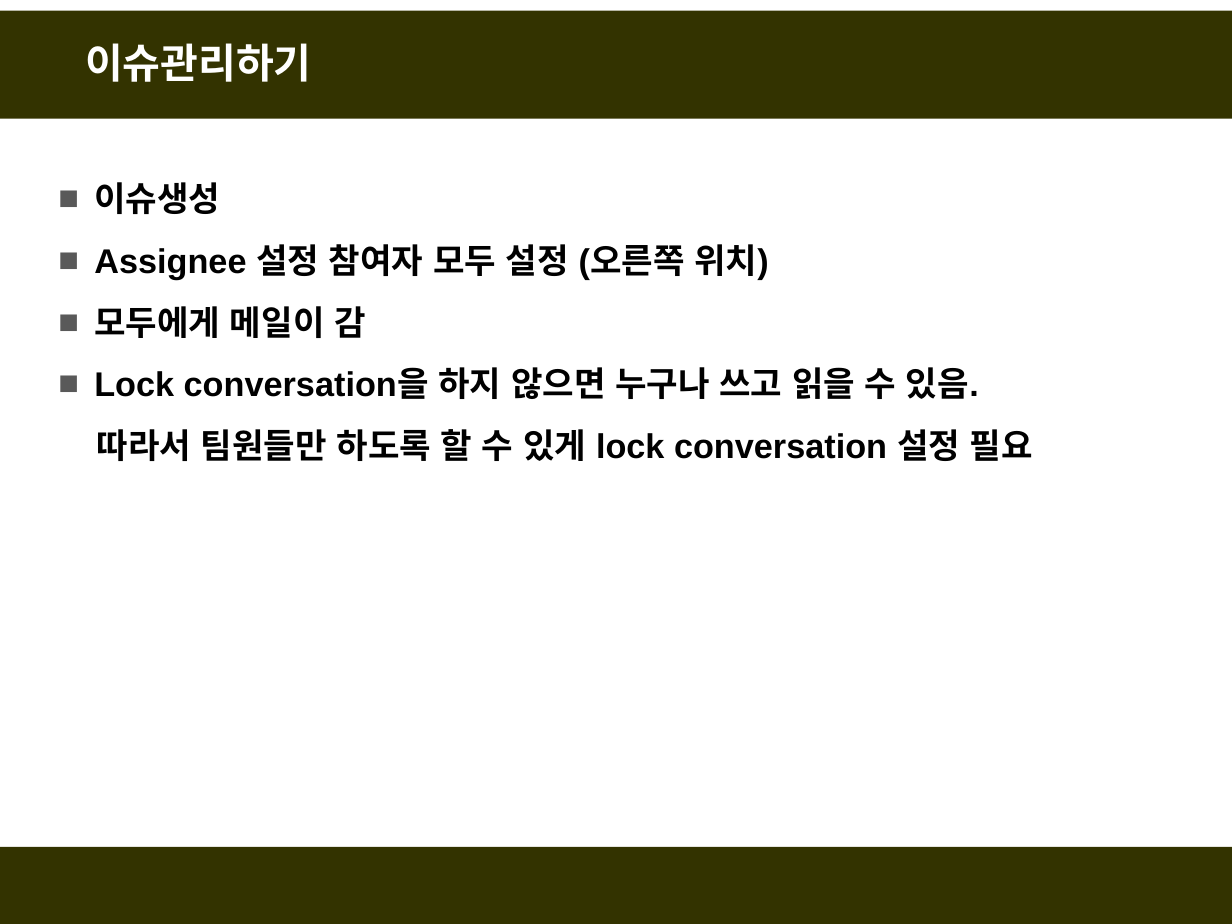
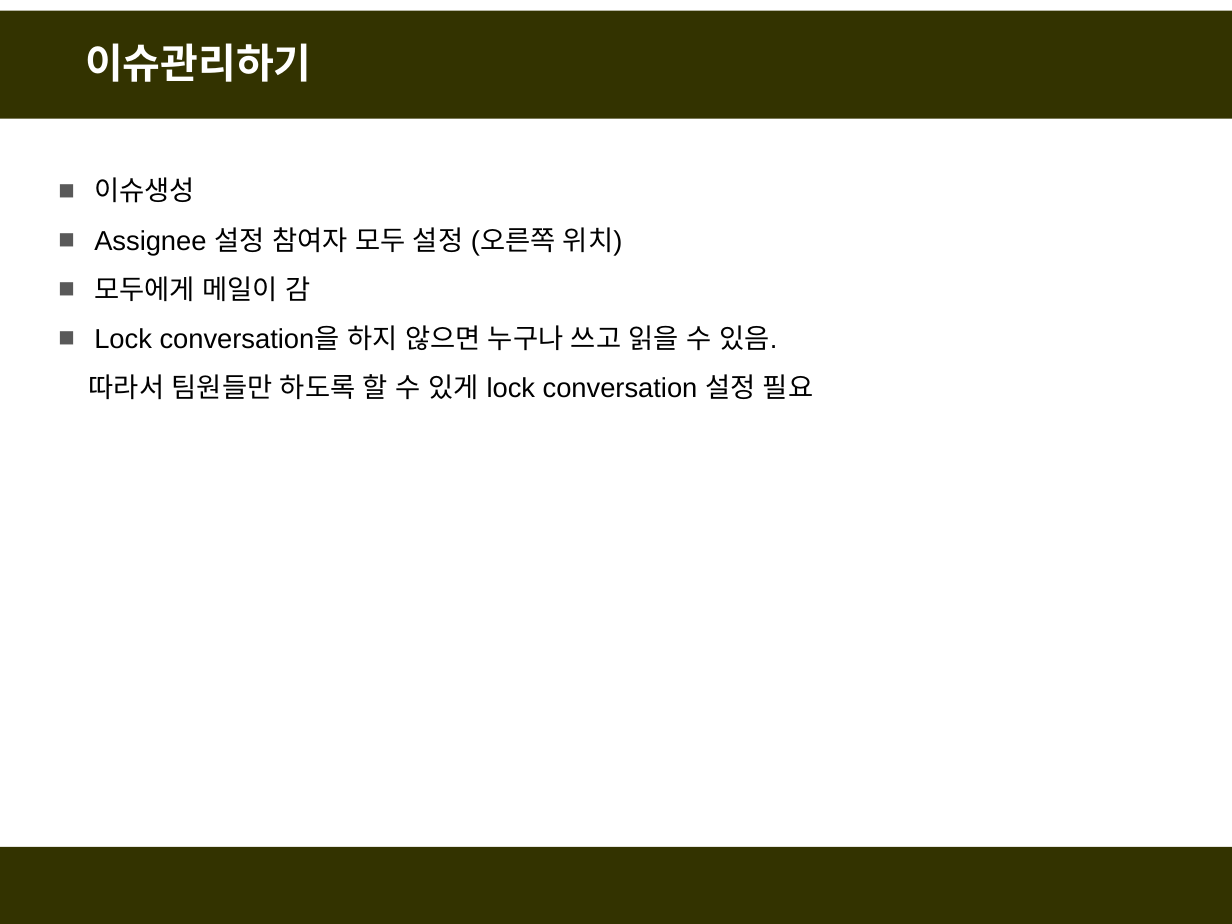
Before and after one commit to fasthill/github-lecture, a slide deck: slide 74 of git및github첫걸음4-협업하기.pptx (slide 104 before the commit). Drawn at 1232x924 pixels with LibreOffice and Linux fonts; fonts in the diff are those of the drawing. Boxes give left, top, right and bottom in pixels: in the first picture for what was removed or moved away, otherwise in the second. Text is boxed around its words. In the diff, an @@ line names an element or a change of style, - is before the commit and + after.

```diff
--- a/git및github첫걸음4-협업하기.pptx
+++ b/git및github첫걸음4-협업하기.pptx
@@ text "이슈생성" at (x1=89, y1=177, x2=813, y2=400): size 20 to 16 pt, bold off @@
```
Also in this commit, not shown: 9 other slides changed, 5 slides added, 35 slides removed.
